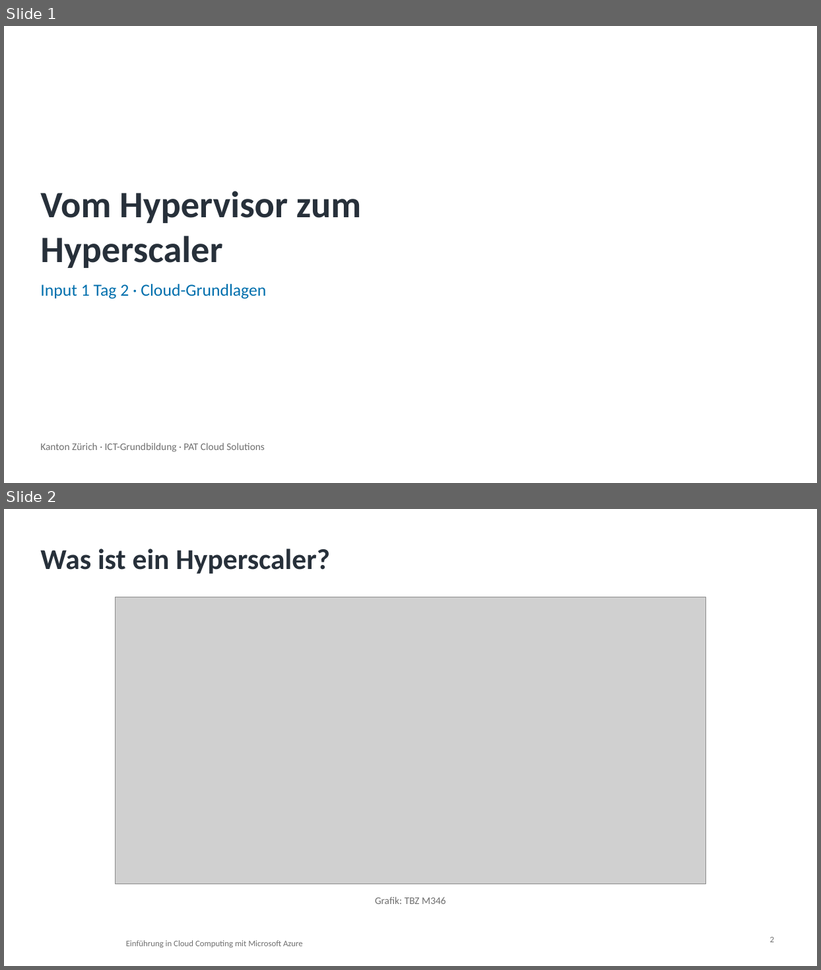
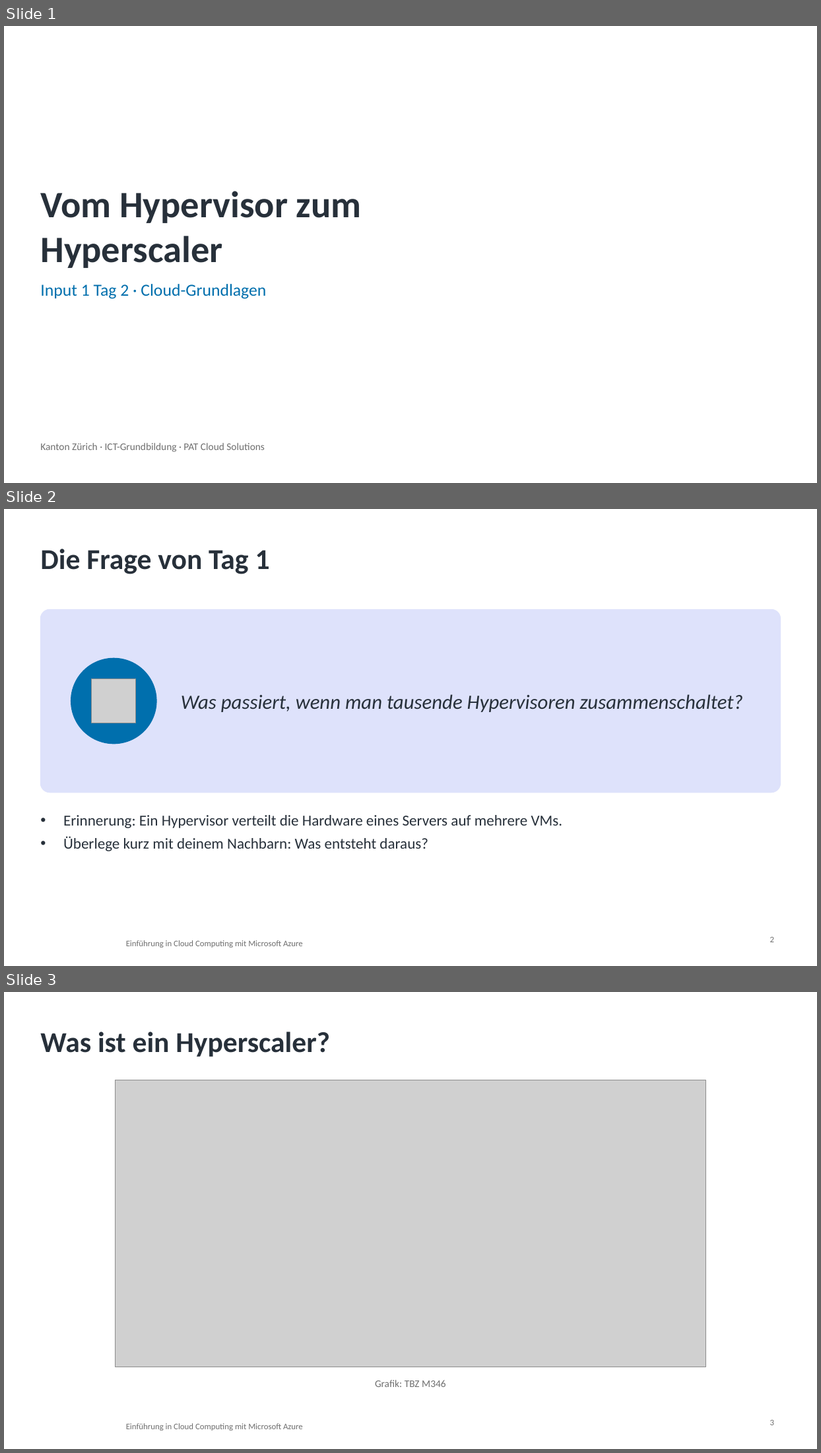
Before and after one commit to pat-teacher/azure-basics-training, a slide deck: praesentationen/input-02-cloud-grundlagen.pptx. Shown one above the other, each under a label of ours: slides 1 and 2 before the commit, slides 1, 2 and 3 after it. The pictures are 821x970 and 821x1453 pixels, drawn with LibreOffice and Linux fonts; fonts in the diff are those of the drawing; grey boxes stand for pictures; background and template pictures are left out. Boxes give left, top, right and bottom in pixels: in the first picture for what was removed or moved away, otherwise in the second. Text is boxed around its words. In the diff, an @@ line names an element or a change of style, - is before the commit and + after.

```diff
--- a/praesentationen/input-02-cloud-grundlagen.pptx
+++ b/praesentationen/input-02-cloud-grundlagen.pptx
@@ slide 2 added at [4,509,817,966], background #FFFFFF; not listed: 1 template element that a slide beside it also shows @@
@@ title added at [40,549,270,574], 34 pt, text #27303A, bold @@
+Die Frage von Tag 1
@@ rounded rectangle added at [40,609,781,793], fill #DEE2FB, outline #DEE2FB 1 pt @@
@@ ellipse added at [71,658,156,744], fill #006FAD, outline #006FAD 1 pt @@
@@ picture added at [92,679,137,723] @@
@@ text added at [181,694,743,712], 24 pt, text #27303A, italic @@
+Was passiert, wenn man tausende Hypervisoren zusammenschaltet?
@@ text added at [63,815,563,852], 18 pt, text #27303A @@
+• Erinnerung: Ein Hypervisor verteilt die Hardware eines Servers auf mehrere VMs.
+• Überlege kurz mit deinem Nachbarn: Was entsteht daraus?
@@ page number added at [770,937,774,943], 10 pt, text #6F6F6F @@
+2
@@ what was slide 2 is now slide 3 @@
```
Also in this commit, not shown: 3 other files.
